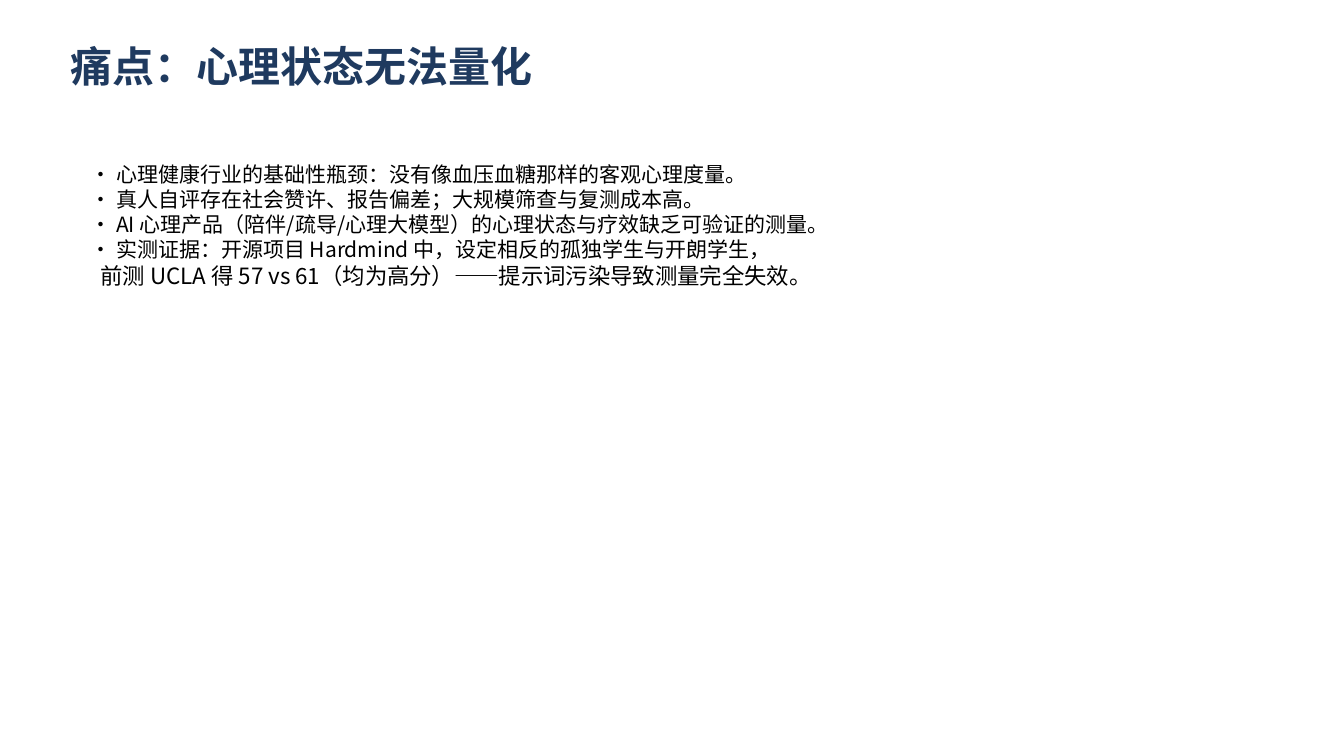
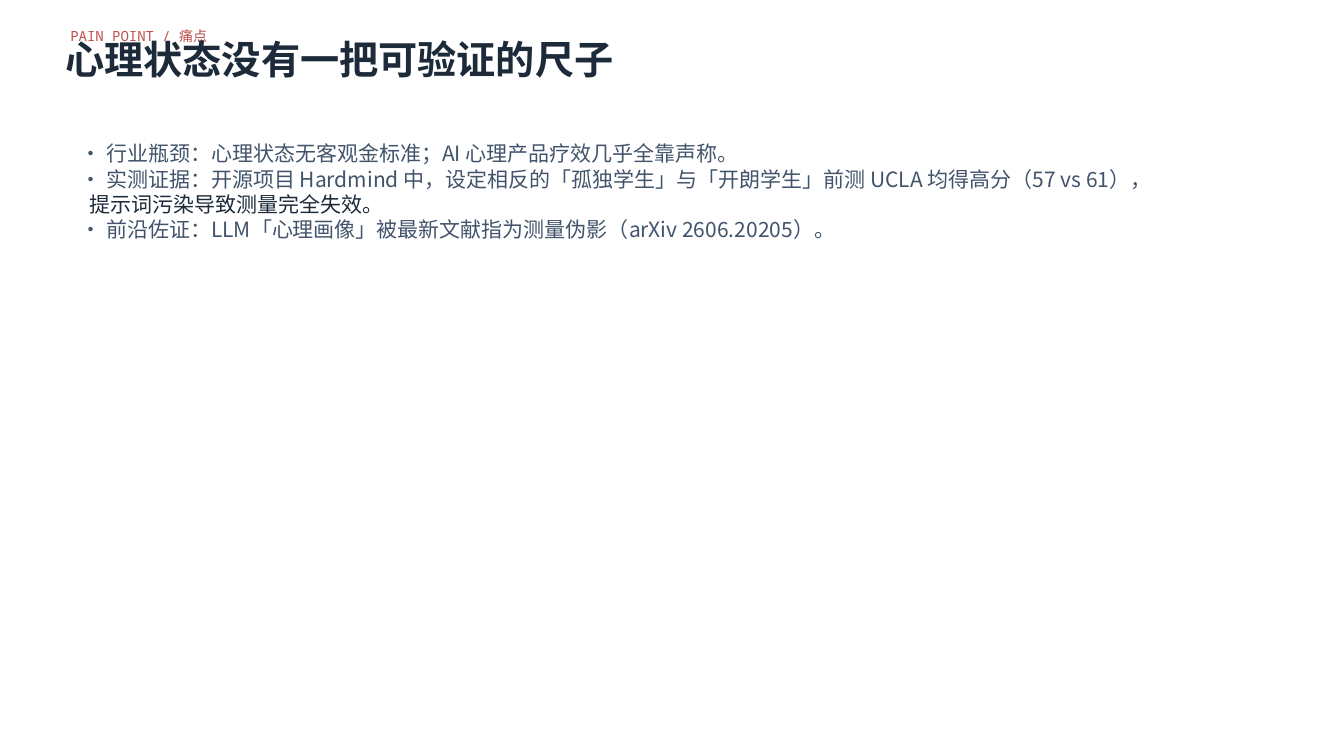
Before and after one commit to lizhong0525/Hardmind, a slide deck: slide 2 of docs/答辩PPT_心镜.pptx. Drawn at 1344x756 pixels with LibreOffice and Linux fonts; fonts in the diff are those of the drawing. Boxes give left, top, right and bottom in pixels: in the first picture for what was removed or moved away, otherwise in the second. Text is boxed around its words. In the diff, an @@ line names an element or a change of style, - is before the commit and + after.

Commit message:
E5-E8 实验数据与图表、四张概念图、五维榜单、视觉身份与报告刷新

```diff
--- a/docs/答辩PPT_心镜.pptx
+++ b/docs/答辩PPT_心镜.pptx
@@ text at (70, 29, 207, 45): text changed; size 30 to 10 pt; font Noto Sans CJK SC to Noto Sans Mono; text colour #1F3A5F to #C0504D; bold off @@
-痛点：心理状态无法量化
+PAIN POINT / 痛点
@@ text added at (65, 34, 613, 78), 28 pt, text #1D2A3A, bold @@
+心理状态没有一把可验证的尺子
@@ text at (90, 143, 1151, 239): text changed; text colour #000000 to #42546B @@
-• 心理健康行业的基础性瓶颈：没有像血压血糖那样的客观心理度量。
-• 真人自评存在社会赞许、报告偏差；大规模筛查与复测成本高。
-• AI 心理产品（陪伴/疏导/心理大模型）的心理状态与疗效缺乏可验证的测量。
-• 实测证据：开源项目 Hardmind 中，设定相反的孤独学生与开朗学生，
-前测 UCLA 得 57 vs 61（均为高分）——提示词污染导致测量完全失效。
+• 行业瓶颈：心理状态无客观金标准；AI 心理产品疗效几乎全靠声称。
+• 实测证据：开源项目 Hardmind 中，设定相反的「孤独学生」与「开朗学生」前测 UCLA 均得高分（57 vs 61），
+提示词污染导致测量完全失效。
+• 前沿佐证：LLM「心理画像」被最新文献指为测量伪影（arXiv 2606.20205）。
```
Also in this commit, not shown: 5 other slides changed, 6 slides added, 6 slides removed, 33 other files.
